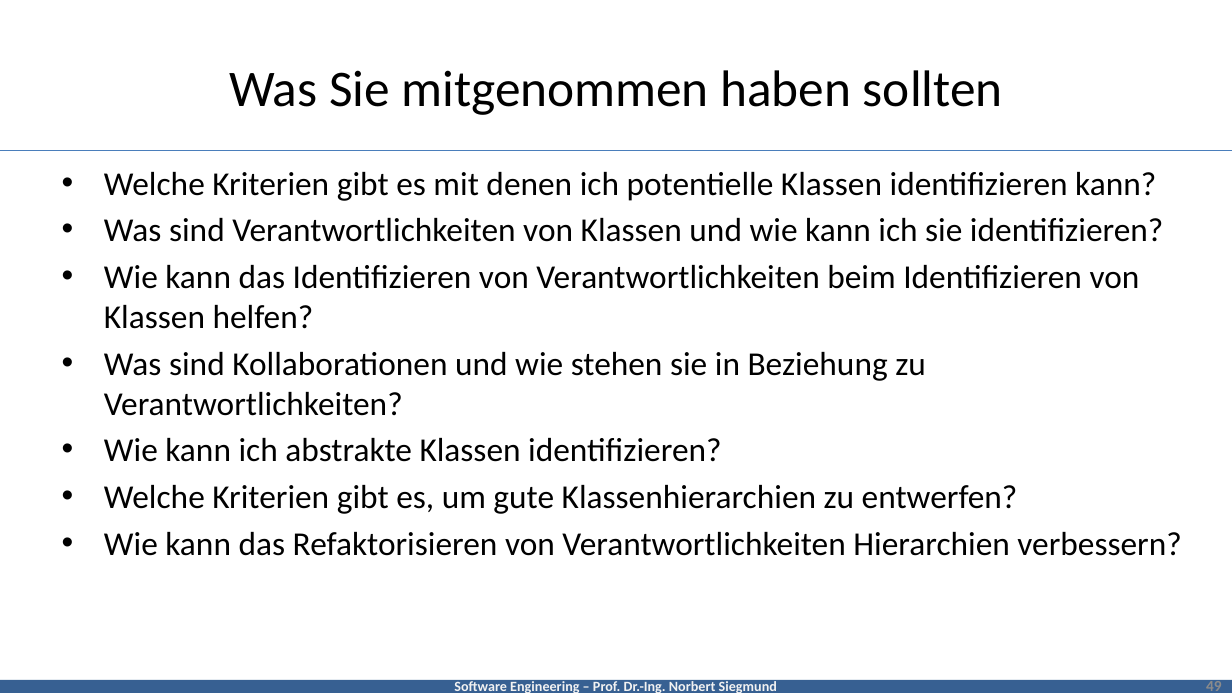
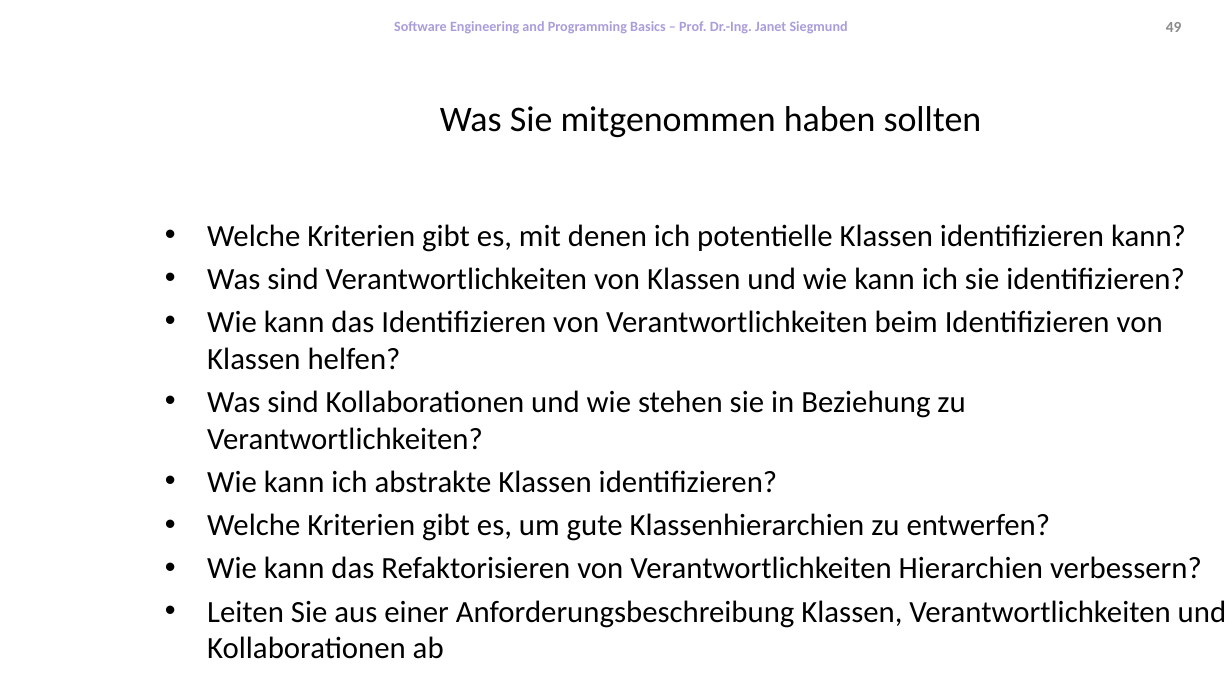
Before and after one commit to feigensp/lehre, a slide deck: slide 49 of se/slides/03_ResponseabilityDrivenDesign.pptx. Drawn at 1232x693 pixels with LibreOffice and Linux fonts; fonts in the diff are those of the drawing; background and template pictures are left out. Boxes give left, top, right and bottom in pixels: in the first picture for what was removed or moved away, otherwise in the second. Text is boxed around its words. In the diff, an @@ line names an element or a change of style, - is before the commit and + after.

Commit message:
Finished Responsibility Driven Design

```diff
--- a/se/slides/03_ResponseabilityDrivenDesign.pptx
+++ b/se/slides/03_ResponseabilityDrivenDesign.pptx
@@ text added at [394,21,848,33], 11 pt, text #AB9DDB, bold @@
+Software Engineering and Programming Basics – Prof. Dr.-Ing. Janet Siegmund
@@ page number: place and size @@
-page number at [1206,678,1222,691]
+page number at [1166,22,1182,32]
@@ title "Was Sie mitgenommen haben sollten": place and size @@
-title "Was Sie mitgenommen haben sollten" at [229,70,1003,115]
+title "Was Sie mitgenommen haben sollten" at [440,106,982,137]
@@ title "Was Sie mitgenommen haben sollten" at [440,106,982,137]: size 40 to 28 pt @@
@@ line removed from (0, 150) to (1232, 150) @@
@@ text "Welche Kriterien gibt es, mit ...": place and size @@
-text "Welche Kriterien gibt es, mit ..." at [104,172,1181,556]
+text "Welche Kriterien gibt es, mit ..." at [207,224,1227,659]
@@ text at [207,224,1186,252]: text changed; size 26 to 24 pt @@
-• Welche Kriterien gibt es mit denen ich potentielle Klassen identifizieren kann?
+• Welche Kriterien gibt es, mit denen ich potentielle Klassen identifizieren kann?
@@ text at [207,267,1202,579]: size 26 to 24 pt in "Was sind Verantwortlichkeiten von Klassen und wie ...", "Wie kann das Identifizieren von Verantwortlichkeiten beim ...", "Was sind Kollaborationen und wie stehen sie ...", "Wie kann ich abstrakte Klassen identifizieren?" and 2 more places @@
@@ text at [207,600,1227,659]: paragraph added @@
+• Leiten Sie aus einer Anforderungsbeschreibung Klassen, Verantwortlichkeiten und Kollaborationen ab
@@ rectangle removed at [0,680,1232,693] @@
-Software Engineering – Prof. Dr.-Ing. Norbert Siegmund
```
Also in this commit, not shown: 17 other slides changed.
